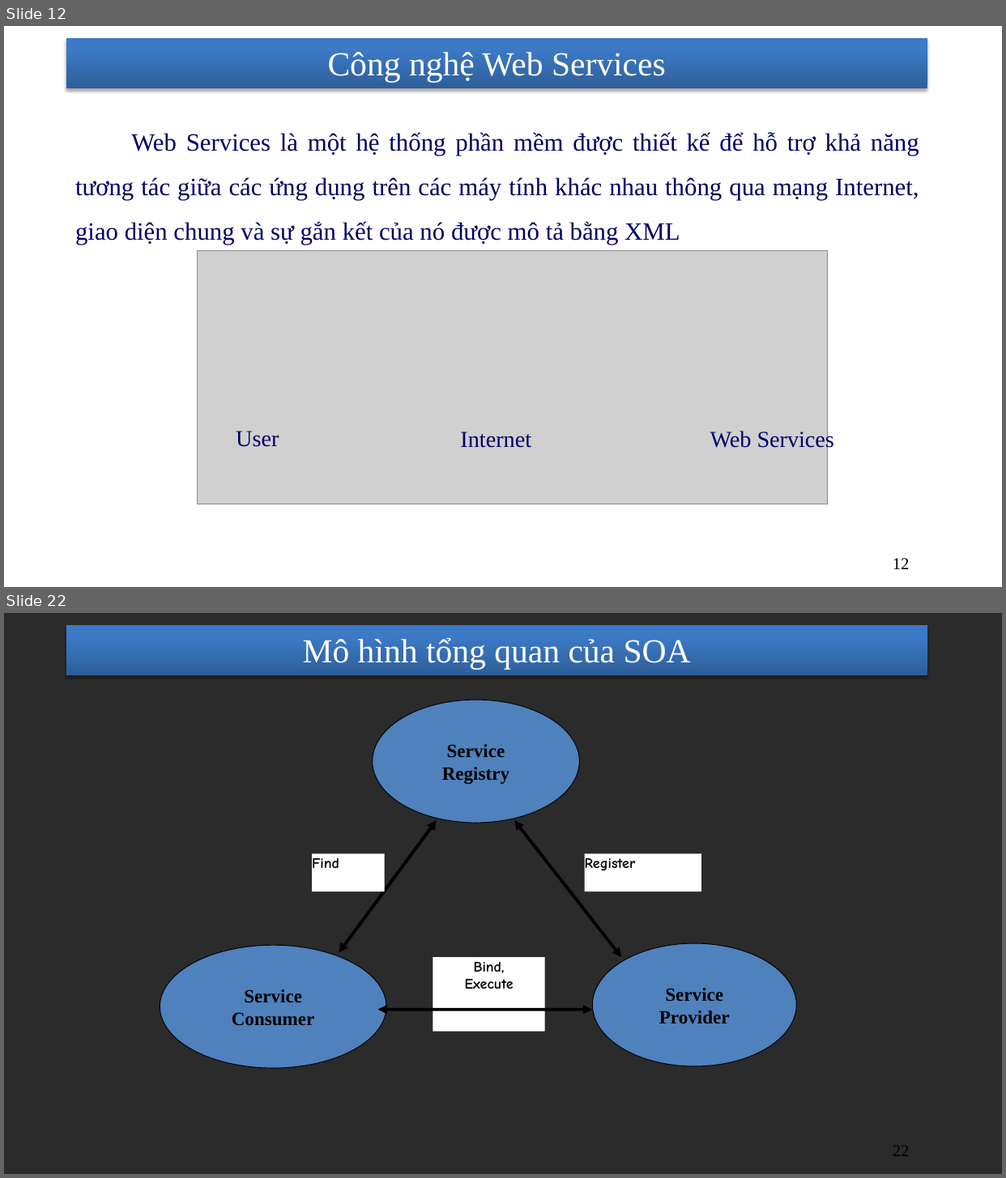
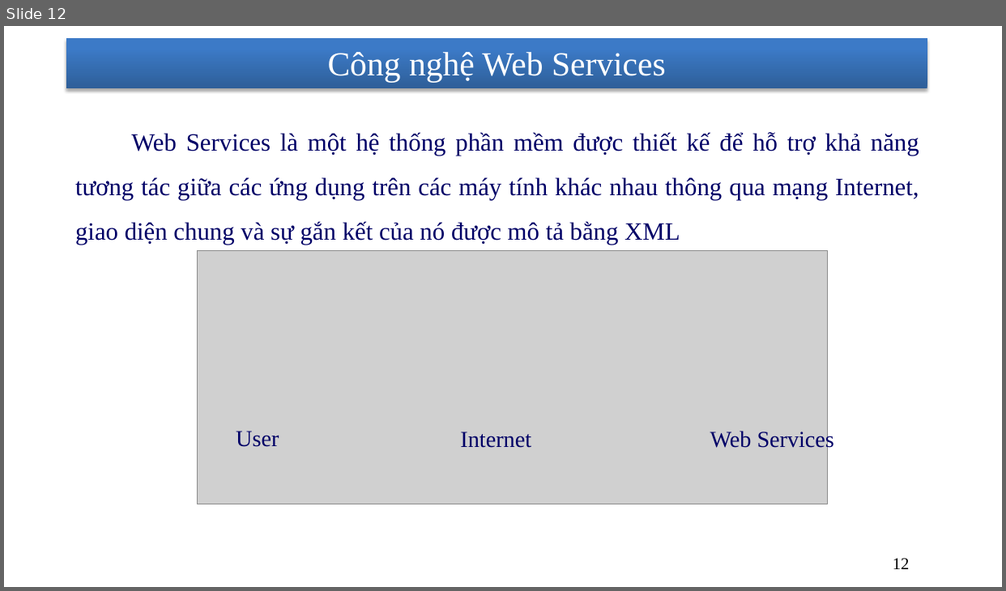
Before and after one commit to nhanhnt/LUANVAN, a slide deck: WORD/luanvan_nhanhnt_ver7.pptx. Shown one above the other, each under a label of ours: slides 12 and 22 before the commit, slide 12 after it; the slides between them are not shown. The pictures are 1006x1178 and 1006x591 pixels, drawn with LibreOffice and Linux fonts; fonts in the diff are those of the drawing; grey boxes stand for pictures; background and template pictures are left out; a plain dark background stands for a picture behind light text. Boxes give left, top, right and bottom in pixels: in the first picture for what was removed or moved away, otherwise in the second. Text is boxed around its words. In the diff, an @@ line names an element or a change of style, - is before the commit and + after.

```diff
--- a/WORD/luanvan_nhanhnt_ver7.pptx
+++ b/WORD/luanvan_nhanhnt_ver7.pptx
@@ slide 22 removed at [4, 613, 1002, 1174], background picture (left out); not listed: 1 template element that a slide beside it also shows @@
@@ title removed at [303, 638, 691, 670] @@
-Mô hình tổng quan của SOA
@@ group removed at [160, 700, 797, 1068]: 3 rectangles, 3 ellipses, 3 double arrows @@
-Bind,
-Execute
-Service
-Registry
-Service
-Provider
-Service
-Consumer
-Find
-Register
@@ page number removed at [893, 1146, 909, 1157] @@
-22
```
Also in this commit, not shown: 6 slides changed, 13 other slides removed.
